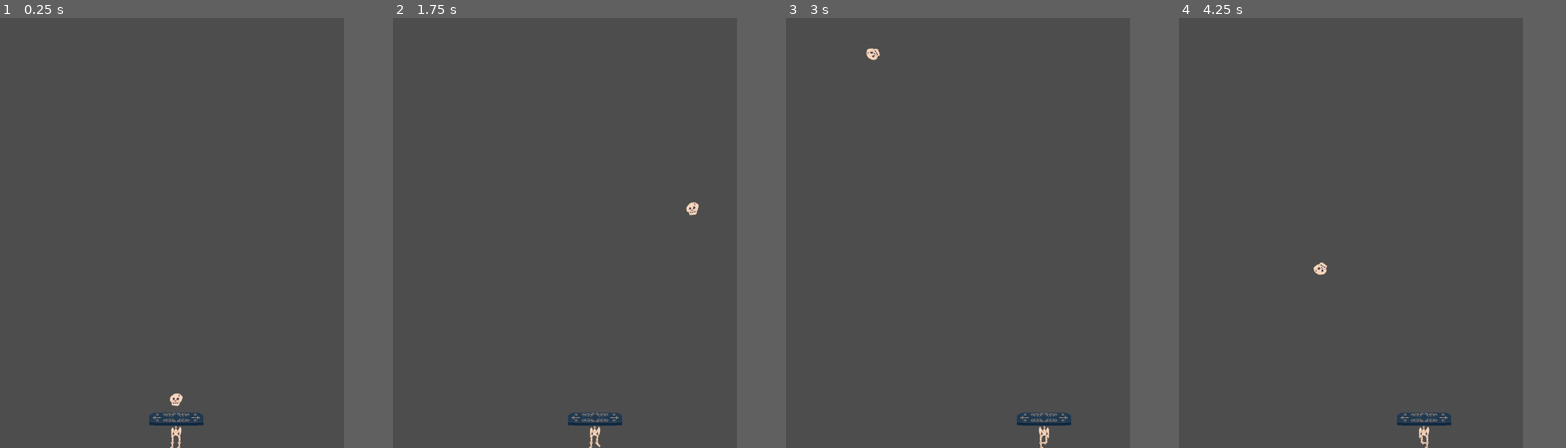
Above: before the commit, frames 1-4 (left to right).
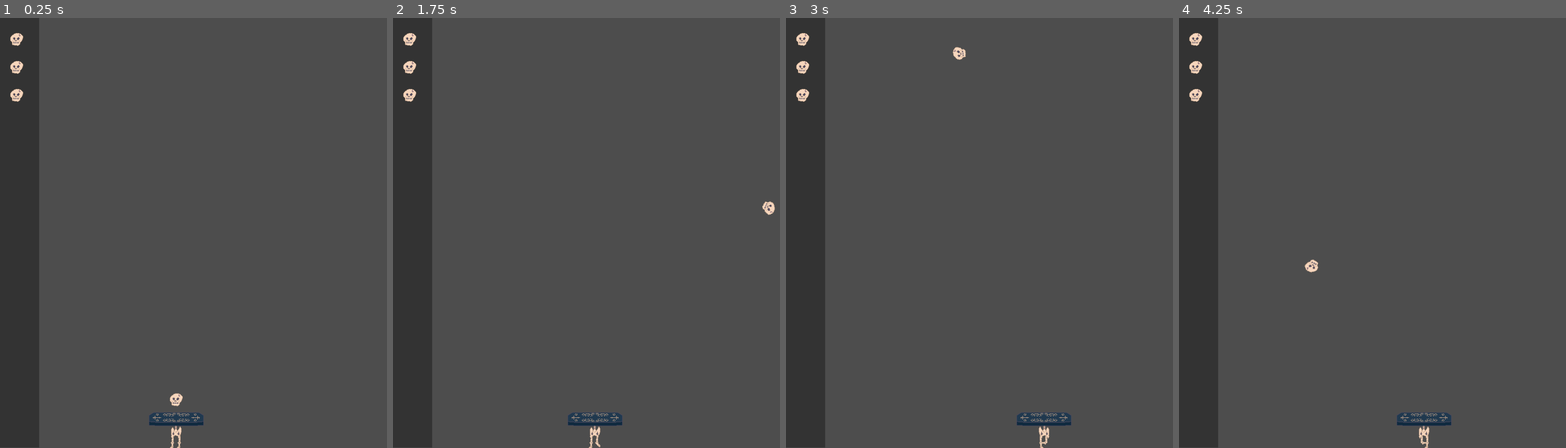
Above: after the commit, the same moments.

Repository: dharalam/BBRL
Game: Godot game, scene res://scenes/game.tscn
Same seed, same stepped clock (60 frames per second), same inputs: the game is played once before the commit and once after it.
Inputs:
- Up to frame 1 (0.25 s): no input
- Up to frame 2 (1.75 s): tap Enter at 0.5 s; hold D (move_right) 0.53-1.28 s; tap Space (active) at 0.6, 1.35 s; hold A (move_left) from 1.28 s (still down)
- Up to frame 3 (3 s): release A (move_left) at 2.03 s; hold D (move_right) from 2.03 s (still down); tap Space (active) at 2.1, 2.85 s
- Up to frame 4 (4.25 s): release D (move_right) at 3.53 s; hold A (move_left) from 3.53 s (still down); tap Space (active) at 3.6 s
In our replay, the window is 640x800 before the commit and 720x800 after it. These sizes can differ from the game's own. Grey fills any space a smaller window leaves; there, only what the larger window draws over its background counts as a difference.

The runs differ from the first frame. In frame 1, 10% of the frame differs, in the area x 0-10%, y 0-100%; in frame 2, 10%; in frame 3, 10%, in the area x 0-47%, y 0-100%; in frame 4, 10%.

Commit message:
Added reserve ball tracking, fixed ball respawn issues

Diff:
--- a/game/project.godot
+++ b/game/project.godot
@@ -12,31 +12,31 @@
 
 config/name="BBRL"
 run/main_scene="res://scenes/Game.tscn"
-config/features=PackedStringArray("4.0", "Forward Plus")
+config/features=PackedStringArray("4.3", "Forward Plus")
 config/icon="res://icon.svg"
 
 [display]
 
-window/size/viewport_width=800
+window/size/viewport_width=900
 window/size/viewport_height=1000
 
 [input]
 
 move_left={
 "deadzone": 0.5,
-"events": [Object(InputEventKey,"resource_local_to_scene":fa …(171 unchanged characters)… keycode":65,"key_label":0,"unicode":97,"echo":false,"script":null)
-, Object(InputEventKey,"resource_local_to_scene":false,"reso …(166 unchanged characters)… ode":4194319,"key_label":0,"unicode":0,"echo":false,"script":null)
+"events": [Object(InputEventKey,"resource_local_to_scene":fa …(171 unchanged characters)… keycode":65,"key_label":0,"unicode":97,"location":0,"echo":false,"script":null)
+, Object(InputEventKey,"resource_local_to_scene":false,"reso …(166 unchanged characters)… ode":4194319,"key_label":0,"unicode":0,"location":0,"echo":false,"script":null)
 ]
 }
 move_right={
 "deadzone": 0.5,
-"events": [Object(InputEventKey,"resource_local_to_scene":fa …(172 unchanged characters)… eycode":68,"key_label":0,"unicode":100,"echo":false,"script":null)
-, Object(InputEventKey,"resource_local_to_scene":false,"reso …(166 unchanged characters)… ode":4194321,"key_label":0,"unicode":0,"echo":false,"script":null)
+"events": [Object(InputEventKey,"resource_local_to_scene":fa …(172 unchanged characters)… eycode":68,"key_label":0,"unicode":100,"location":0,"echo":false,"script":null)
+, Object(InputEventKey,"resource_local_to_scene":false,"reso …(166 unchanged characters)… ode":4194321,"key_label":0,"unicode":0,"location":0,"echo":false,"script":null)
 ]
 }
 active={
 "deadzone": 0.5,
-"events": [Object(InputEventKey,"resource_local_to_scene":fa …(171 unchanged characters)… keycode":32,"key_label":0,"unicode":32,"echo":false,"script":null)
+"events": [Object(InputEventKey,"resource_local_to_scene":fa …(171 unchanged characters)… keycode":32,"key_label":0,"unicode":32,"location":0,"echo":false,"script":null)
 ]
 }
 
--- a/game/scenes/game.tscn
+++ b/game/scenes/game.tscn
@@ -1,7 +1,8 @@
-[gd_scene load_steps=7 format=3 uid="uid://dqggefhc4kx6y"]
+[gd_scene load_steps=8 format=3 uid="uid://dqggefhc4kx6y"]
 
 [ext_resource type="PackedScene" uid="uid://xava7rd2hipt" path="res://scenes/Player.tscn" id="1_tacwk"]
 [ext_resource type="PackedScene" uid="uid://c2ptd6oa7qwex" path="res://scenes/Ball.tscn" id="2_ot2aj"]
+[ext_resource type="Script" path="res://scripts/info.gd" id="2_sv5m5"]
 [ext_resource type="PackedScene" uid="uid://cvvob3lh8i4s8" path="res://scenes/DropZone.tscn" id="3_yeh0f"]
 [ext_resource type="Script" path="res://scripts/GameManager.gd" id="4_2n8hy"]
 
@@ -10,18 +11,45 @@
 [sub_resource type="RectangleShape2D" id="RectangleShape2D_ir6j0"]
 size = Vector2(801, 40)
 
-[node name="Game" type="Node2D"]
-position = Vector2(557, 582)
+[node name="Game" type="Control"]
+layout_mode = 3
+anchors_preset = 0
+offset_left = 557.0
+offset_top = 582.0
+offset_right = 557.0
+offset_bottom = 582.0
 
 [node name="GameManager" type="Node" parent="."]
 unique_name_in_owner = true
 script = ExtResource("4_2n8hy")
 
+[node name="VBoxContainer" type="VBoxContainer" parent="."]
+z_index = 1
+custom_minimum_size = Vector2(64, 0)
+layout_mode = 0
+offset_left = -518.0
+offset_top = -532.0
+offset_right = -454.0
+offset_bottom = -532.0
+alignment = 2
+script = ExtResource("2_sv5m5")
+
+[node name="ColorRect" type="ColorRect" parent="."]
+layout_mode = 2
+offset_left = -559.0
+offset_top = -583.0
+offset_right = -466.0
+offset_bottom = 417.0
+color = Color(0.201527, 0.201527, 0.201527, 1)
+
 [node name="Player" parent="." instance=ExtResource("1_tacwk")]
 position = Vector2(-147, 381)
 
+[node name="Ball" parent="." instance=ExtResource("2_ot2aj")]
+position = Vector2(-147, 191)
+
 [node name="WorldBoundries" type="StaticBody2D" parent="."]
-position = Vector2(-557, -582)
+position = Vector2(-464, -583)
 
 [node name="LeftBorder" type="CollisionShape2D" parent="WorldBoundries"]
 position = Vector2(0, 502)
@@ -35,7 +63,7 @@
 debug_color = Color(0.168627, 0.627451, 0.396078, 0.419608)
 
 [node name="RightBorder" type="CollisionShape2D" parent="WorldBoundries"]
-position = Vector2(800, 502)
+position = Vector2(808, 488)
 rotation = -1.5708
 shape = SubResource("WorldBoundaryShape2D_vpaku")
 debug_color = Color(0.431373, 0.6, 0.0901961, 0.419608)
@@ -46,9 +74,6 @@
 shape = SubResource("WorldBoundaryShape2D_vpaku")
 debug_color = Color(0.431373, 0.6, 0.0901961, 0.419608)
 
-[node name="Ball" parent="." instance=ExtResource("2_ot2aj")]
-position = Vector2(-147, 191)
-
 [node name="DropZone" parent="." instance=ExtResource("3_yeh0f")]
 position = Vector2(-305, 329)
 
@@ -56,3 +81,5 @@
 position = Vector2(150.5, 67)
 shape = SubResource("RectangleShape2D_ir6j0")
 debug_color = Color(0.960784, 0.027451, 0.505882, 0.419608)
+
+[connection signal="update_balls" from="GameManager" to="VBoxContainer" method="_on_game_manager_update_balls"]
--- a/game/scripts/Ball.gd
+++ b/game/scripts/Ball.gd
@@ -4,16 +4,19 @@
 var speed = 400
 var move_velocity = Vector2.ZERO
 var flying = false
+var damage = 12
 @onready var player = get_tree().root.get_node("Game/Player")
 
 func _ready():
+	#print("I'm ready!")
 	position.x = player.position.x
 	position.y = player.position.y - 75
 	move_velocity.x = 0
 	move_velocity.y = 0
+	#print(position.x, ", ", position.y)
+	#print(global_position.x, ", ", global_position.y)
 
 func _physics_process(delta):
-
 	if flying:
 		var collosion_object = move_and_collide(move_velocity * speed * delta)
 		if collosion_object:
--- a/game/scripts/DropZone.gd
+++ b/game/scripts/DropZone.gd
@@ -1,9 +1,10 @@
 extends Area2D
 
 @onready var gm = %GameManager
+@onready var collision_shape = $CollisionShape2D
 
 func _on_body_entered(body):
-	print("skull drop")
+	#print("skull drop")
 	gm.ballDrop()
 	#get_tree().reload_current_scene()
-	body.queue_free()
+	body.call_deferred("free")
--- a/game/scripts/GameManager.gd
+++ b/game/scripts/GameManager.gd
@@ -4,6 +4,8 @@
 var ballScene = preload("res://scenes/Ball.tscn")
 var activeBalls = 1
 var remainingBalls = 3
+@onready var game: Control = $".."
+signal update_balls
 
 func _ready():
 	pass # Replace with function body.
@@ -16,7 +18,11 @@
 func ballDrop():
 	activeBalls = activeBalls - 1
 	if activeBalls == 0:
-		remainingBalls = remainingBalls - 1
+		remainingBalls -= 1
 		activeBalls = 1
+		update_balls.emit()
+		print(remainingBalls)
 		var instance = ballScene.instantiate()
-		add_child(instance)
+		game.call_deferred("add_child", instance)
+	if remainingBalls == 0:
+		pass #TODO: Game over logic
--- /dev/null
+++ b/game/scripts/info.gd
@@ -0,0 +1,44 @@
+extends VBoxContainer
+@onready var game_manager: Node = %GameManager
+
+# Called when the node enters the scene tree for the first time.
+func _ready() -> void:
+	var reserve = game_manager.remainingBalls
+	for ball in range(reserve):
+		create_menu_item()
+		add_spacer(false)
+	print_tree_pretty()
+
+# Called every frame. 'delta' is the elapsed time since the previous frame.
+func _process(delta: float) -> void:
+	pass
+
+func _on_game_manager_update_balls() -> void:
+	var reserve = game_manager.remainingBalls
+	print(reserve)
+	var num_children = self.get_child_count()
+	if num_children < reserve:
+		print("add ball to reserve")
+		create_menu_item()
+	elif num_children > reserve:
+		print("remove ball from reserve")
+		var child_list = get_children()
+		var spacer = child_list[-1]
+		var most_recent_child = child_list[-2]
+		spacer.queue_free()
+		most_recent_child.queue_free()
+		$".".size.y -= 64
+	else:
+		print("you fucked up buddy!")
+
+func create_menu_item() -> void:
+	$".".size.y += 64
+	var divider = HBoxContainer.new()
+	divider.set_size(Vector2(32, 32))
+	add_child(divider)
+	var ball_sprite = Sprite2D.new()
+	ball_sprite.z_index = 1
+	ball_sprite.texture = load("res://assets/bbrl_skeleton_assets.png")
+	ball_sprite.region_enabled = true
+	ball_sprite.region_rect = Rect2(32, 32, 32, 32)
+	divider.add_child(ball_sprite)
Not shown, added: game/assets/tombstones.png.import
